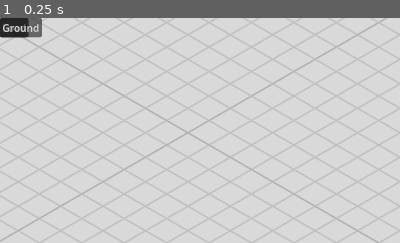
Above: before the commit, frame 1.
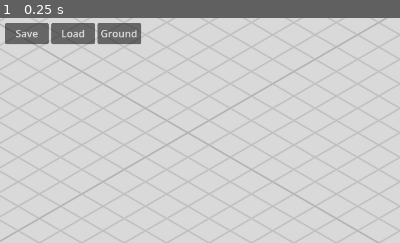
Above: after the commit, the same moment.

Repository: shbshc/building-game
Game: Godot game, scene res://scenes/main.tscn
Two runs of this game, one before a commit and one after it. Both use one fixed random seed, a clock stepped at 60 frames per second and the inputs below.
Inputs:
- Up to frame 1 (0.25 s): no input
The pictures show only the part of the screen within x 0-50%, y 0-50%; the shares and areas given below are measured in that part.

The runs differ from the first frame. In frame 1, 3.1% of the frame differs, in the area x 0-36%, y 0-12%.
Error before the commit: Invalid assignment of property or key 'position' with value of type 'Vector2' on a base object of type 'null instance'. (res://scripts/main.gd:48)

Commit message:
fix: store button refs as member vars instead of node path lookup

Diff:
--- a/scripts/main.gd
+++ b/scripts/main.gd
@@ -7,6 +7,9 @@
 
 var color_picker_popup: PopupPanel
 var ground_color_popup: PopupPanel
+var save_btn: Button
+var load_btn: Button
+var ground_btn: Button
 
 func _ready():
     print("=== Game started ===")
@@ -19,17 +22,17 @@
 func _setup_ui():
     var ui_root = $UI/UIContainer
 
-    var save_btn = Button.new()
+    save_btn = Button.new()
     save_btn.text = "Save"
     save_btn.pressed.connect(_on_save_pressed)
     ui_root.add_child(save_btn)
 
-    var load_btn = Button.new()
+    load_btn = Button.new()
     load_btn.text = "Load"
     load_btn.pressed.connect(_on_load_pressed)
     ui_root.add_child(load_btn)
 
-    var ground_btn = Button.new()
+    ground_btn = Button.new()
     ground_btn.text = "Ground"
     ground_btn.pressed.connect(_on_ground_color_pressed)
     ui_root.add_child(ground_btn)
@@ -37,16 +40,13 @@
     _position_buttons()
 
 func _position_buttons():
-    var viewport_size = get_viewport().get_visible_rect().size
     var margin = 8
     var btn_w = 70
     var btn_h = 34
-
-    var btns = [$UI/UIContainer/Save, $UI/UIContainer/Load, $UI/UIContainer/Ground]
+    var btns = [save_btn, load_btn, ground_btn]
     for i in range(btns.size()):
-        var btn = btns[i]
-        btn.position = Vector2(margin + i * (btn_w + 4), margin)
-        btn.size = Vector2(btn_w, btn_h)
+        btns[i].position = Vector2(margin + i * (btn_w + 4), margin)
+        btns[i].size = Vector2(btn_w, btn_h)
 
 func _on_window_resize():
     _position_buttons()
